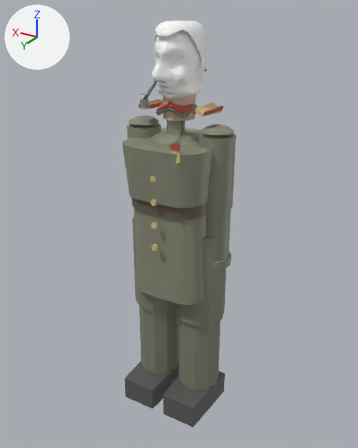
Two versions of the glTF model src/MiVic.Game/Content/Models/Generated/personality_elder.glb, one commit apart.
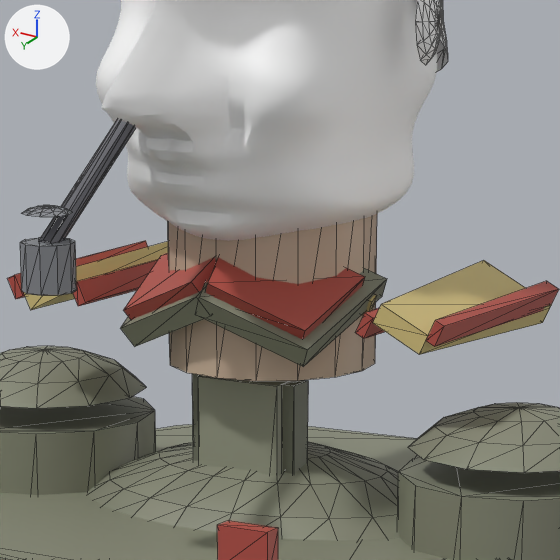
Each version is shown whole from a 50 mm camera at (-1.047, 1.747, 1.767) aimed at (0.031, -0.05, 0.869), then close up on the part from 38% to 63% of the width and 14% to 33% of the height. Lighting does not change. The marker at upper left points along +X, +Y and +Z. The last two pictures show the newer version. The close-ups show mesh edges as thin lines. Where no turn or scale is listed for an object, it has been applied to the vertices. Vertices at exactly the same position are counted once.

Names of what the first close-up shows: 'ArmLeft', 'ArmRight', 'Board', 'BoardEdge', 'Body', 'Collar', 'Collar.001', 'CollarTab', 'Head', 'Neck', 'PipeBowl', 'Placket' and 12 more.
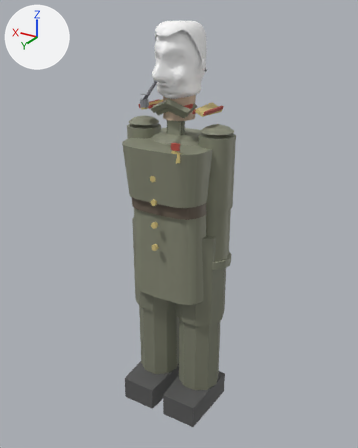
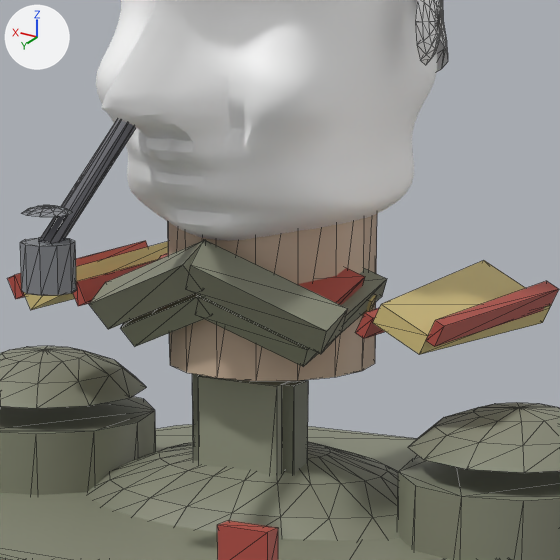
Commit message: Give the collar the fold it was missing

Boxes (x1, y1, x2, y2) around the edits, measured in the close-ups (560 x 560 px):
'Collar', reshaped: before (196, 268, 387, 367); after (186, 240, 387, 367)
'Collar.001', reshaped: before (121, 285, 211, 347); after (89, 240, 211, 347)
part 1 of me_collar, added: after (186, 240, 348, 354)
part 2 of me_collar_001, added: after (89, 240, 206, 329)
'CollarTab', unchanged, covered by the edit: before (206, 257, 365, 340); after (298, 268, 365, 305)
'CollarTab.001', unchanged, covered by the edit: before (124, 253, 216, 320); after (158, 253, 168, 260)

The change, as a diff of the scene's bpy script:
```diff
--- a/src/MiVic.Game/Content/Models/Generated/personality_elder.glb.py
+++ b/src/MiVic.Game/Content/Models/Generated/personality_elder.glb.py
@@ me_collar @@
 # used by ob_collar; location = (-0.03, 0.04, 1.418)
-me_collar.from_pydata(...)  # 8 vertices, 12 faces; spans x -0.0498..0.0521, y -0.0512..0.0477, z -0.0389..0.0449
+me_collar.from_pydata(...)  # 16 vertices, 24 faces; spans x -0.0577..0.0521, y -0.0512..0.0597, z -0.0389..0.0449
+# me_collar part 1
+# 8 vertices are added at x -0.0577..0.0392, y 0.009..0.0597, z -0.0287..0.0341
+# 12 new faces join them
 me_collar.materials.append(mat_defaultmaterial_019)
@@ me_collar_001 @@
 # used by ob_collar_001; location = (0.03, 0.04, 1.418)
-me_collar_001.from_pydata(...)  # 8 vertices, 12 faces; spans x -0.0521..0.0498, y -0.0512..0.0477, z -0.0389..0.0449
+me_collar_001.from_pydata(...)  # 16 vertices, 24 faces; spans x -0.0521..0.0577, y -0.0512..0.0597, z -0.0389..0.0449
+# me_collar_001 part 2
+# 8 vertices are added at x -0.0392..0.0577, y 0.009..0.0597, z -0.0287..0.0341
+# 12 new faces join them
 me_collar_001.materials.append(mat_defaultmaterial_020)
```
